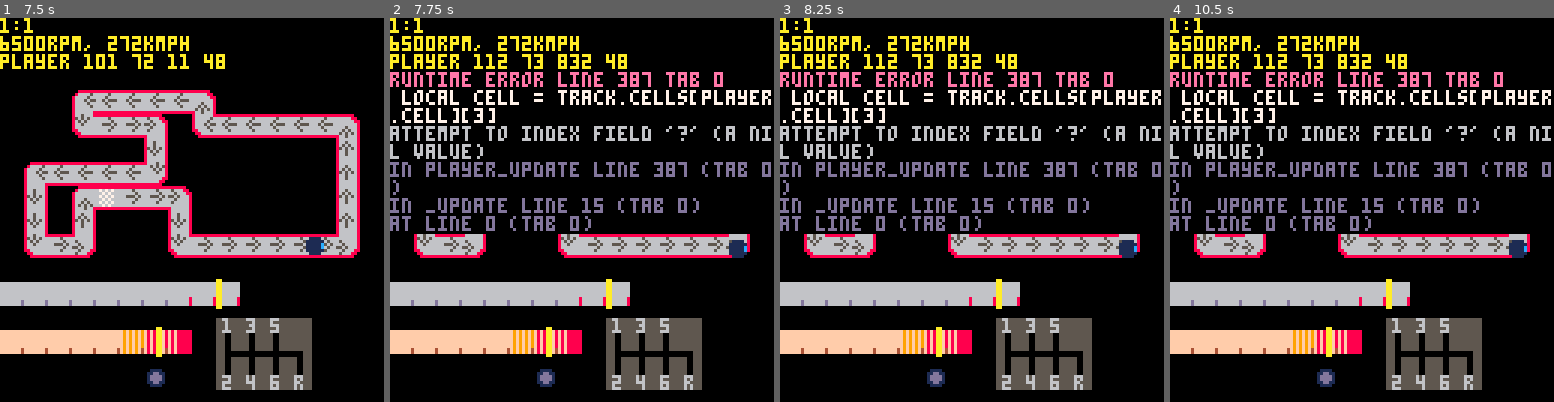
Above: before the commit, frames 1-4 (left to right).
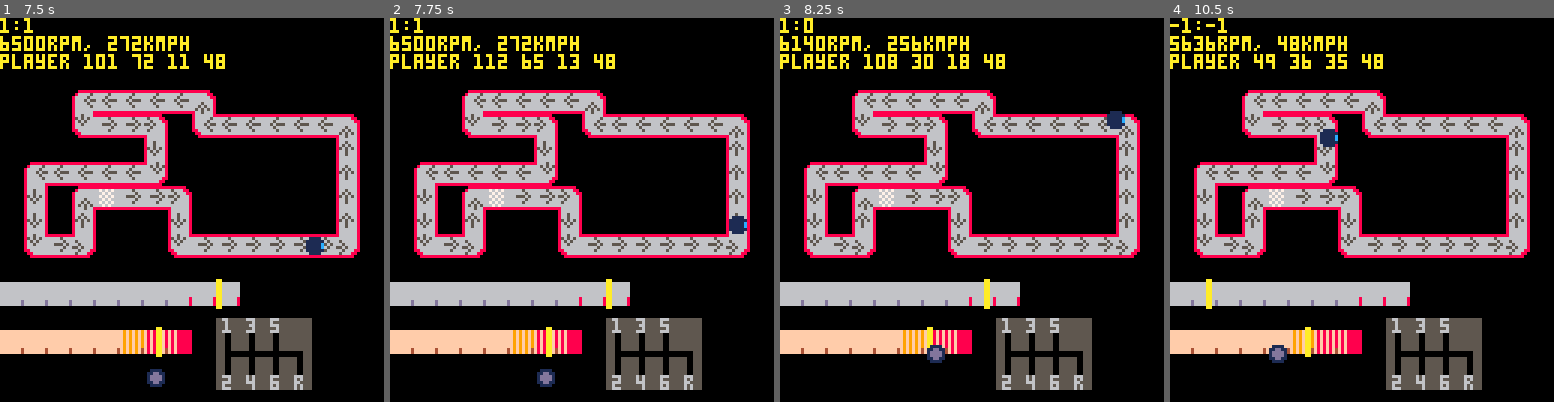
Above: after the commit, the same moments.

Repository: VedVid/PICOdrag
Game: PICO-8 cartridge picodrag.p8
Same seed, same stepped clock (60 frames per second), same inputs: the game is played once before the commit and once after it.
Inputs:
- Up to frame 1 (7.5 s): hold Left 1.97-2.37 s; hold Down 2.42-2.82 s; hold Right 2.87-3.53 s; hold Up 3.58-4.08 s; hold Right 4.13-4.53 s; hold Down 4.58-5.08 s; hold Left 5.13-5.8 s; hold Up 5.85-6.18 s; hold Left 6.23-6.63 s; hold Down 6.68-7.08 s; hold Right from 7.13 s (still down)
- Up to frame 2 (7.75 s): keep holding Right
- Up to frame 3 (8.25 s): release Right at 7.8 s; hold Up from 7.85 s (still down)
- Up to frame 4 (10.5 s): release Up at 8.35 s; hold Right 8.4-8.8 s; hold Down 8.85-9.35 s; hold Left 9.4-10.07 s; hold Up 10.12-10.45 s

Frame 1 is identical in both runs. In frame 2, 20% of the frame differs, in the area x 0-100%, y 9-63%; in frame 3, 21%; in frame 4, 22%, in the area x 0-100%, y 0-97%.
Error before the commit: runtime error line 387 tab 0; local cell = track.cells[player.cell][3]; attempt to index field '?' (a nil value)

Commit message:
Player can make multiple laps

Diff:
--- a/picodrag.p8
+++ b/picodrag.p8
@@ -387,7 +387,13 @@
 function player_update(player, car, track)
  local move_x = 0
  local move_y = 0
- local cell = track.cells[player.cell][3]
+ local cell = nil
+ if track.cells[player.cell] then
+  cell = track.cells[player.cell][3]
+ else
+  player.cell = 1
+  cell = track.cells[player.cell][3]
+ end
  if cell == 10 or
   cell == 42 then
   move_x = car.current_speed * km_ratio
@@ -427,7 +433,7 @@
    end
   elseif player.x_dec <= -10 then
    player.x -= 1
-   player.x_dec -= 10
+   player.x_dec += 10
    if player.x % 8 == 0 then
     player.cell += 1
    end
@@ -439,7 +445,7 @@
    end
   elseif player.y_dec <= -10 then
    player.y -= 1
-   player.y_dec -= 10
+   player.y_dec += 10
    if player.y % 8 == 0 then
     player.cell += 1
    end
